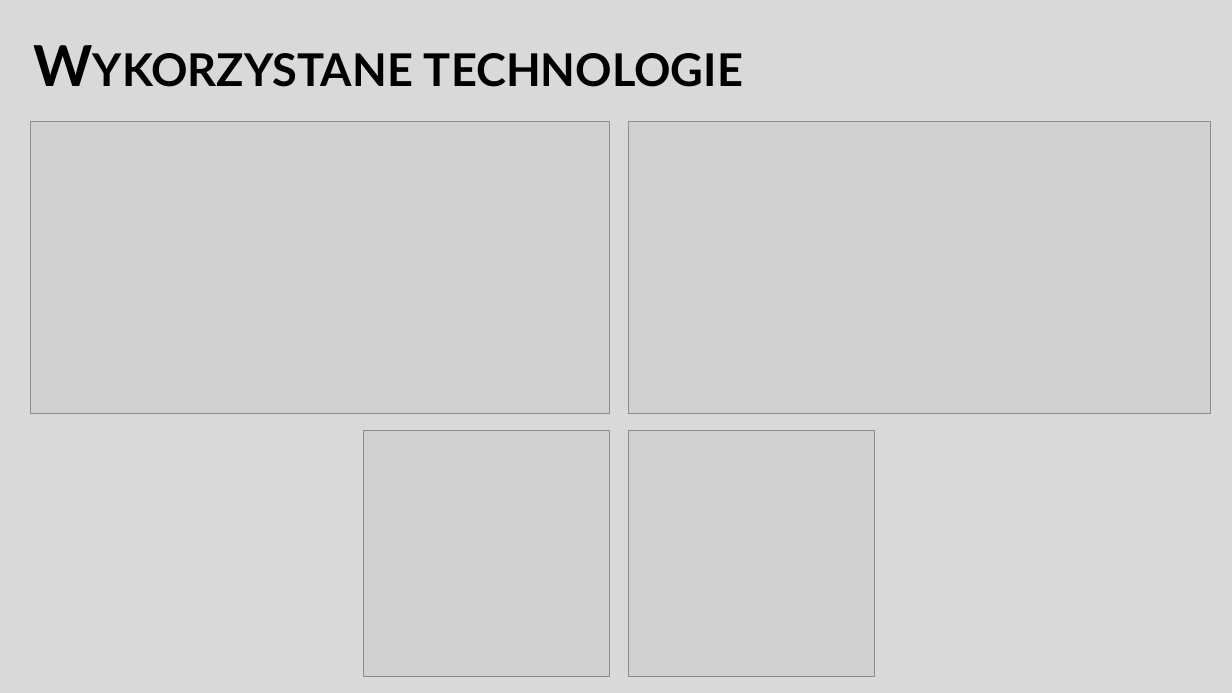
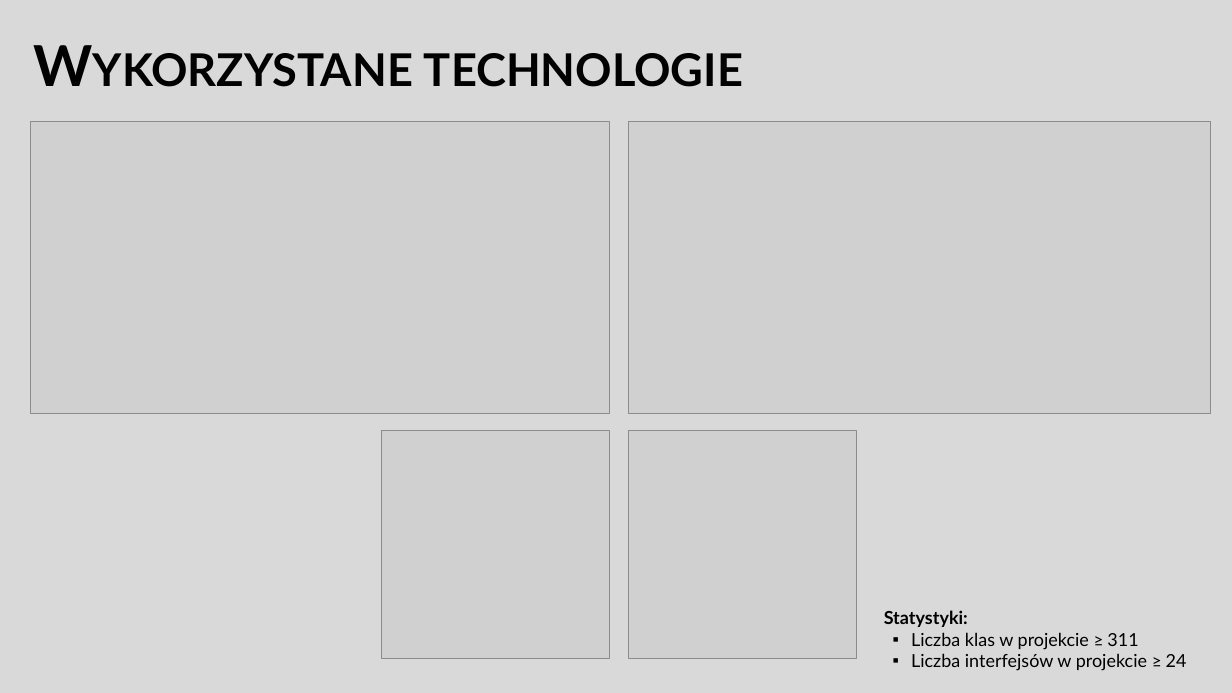
Before and after one commit to adambajguz/MusicPlayer, a slide deck: slide 3 of Documentation - PL/ZTP Dokumentation.pptx. Drawn at 1232x693 pixels with LibreOffice and Linux fonts; fonts in the diff are those of the drawing; grey boxes stand for pictures. Boxes give left, top, right and bottom in pixels: in the first picture for what was removed or moved away, otherwise in the second. Text is boxed around its words. In the diff, an @@ line names an element or a change of style, - is before the commit and + after.

```diff
--- a/Documentation - PL/ZTP Dokumentation.pptx
+++ b/Documentation - PL/ZTP Dokumentation.pptx
@@ picture: place and size @@
-picture at <box>363,431,610,677</box>
+picture at <box>382,431,610,659</box>
@@ picture: place and size @@
-picture at <box>628,431,875,677</box>
+picture at <box>628,431,857,659</box>
@@ text added at <box>884,610,1187,671</box>, 14 pt, text #000000 @@
+Statystyki:
+▪ Liczba klas w projekcie ≥ 311
+▪ Liczba interfejsów w projekcie ≥ 24
```
Also in this commit, not shown: 11 other slides changed.
